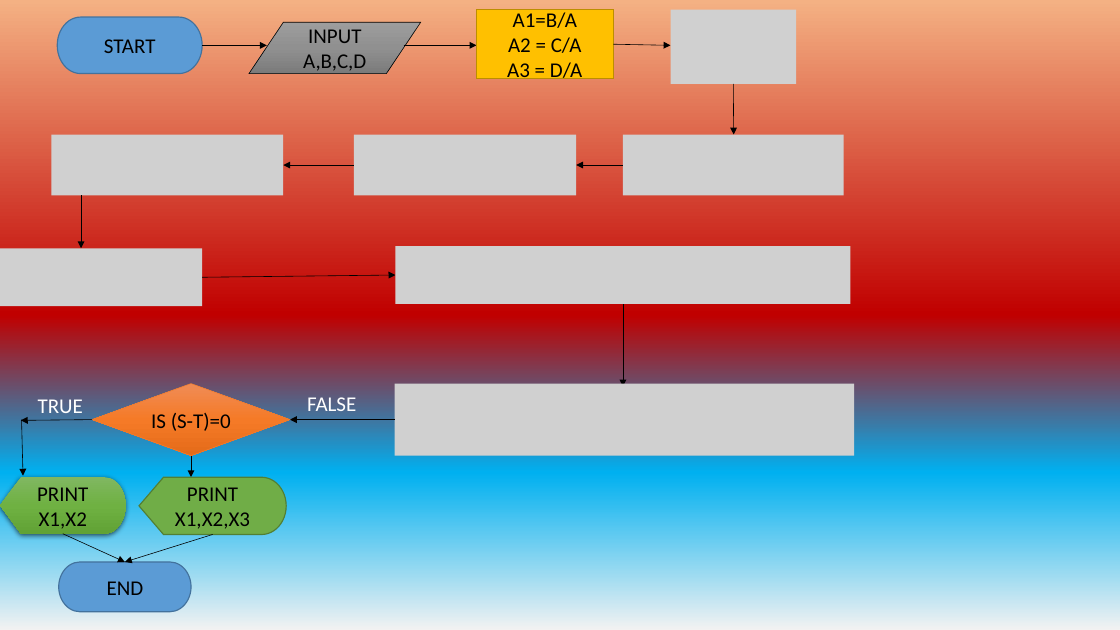
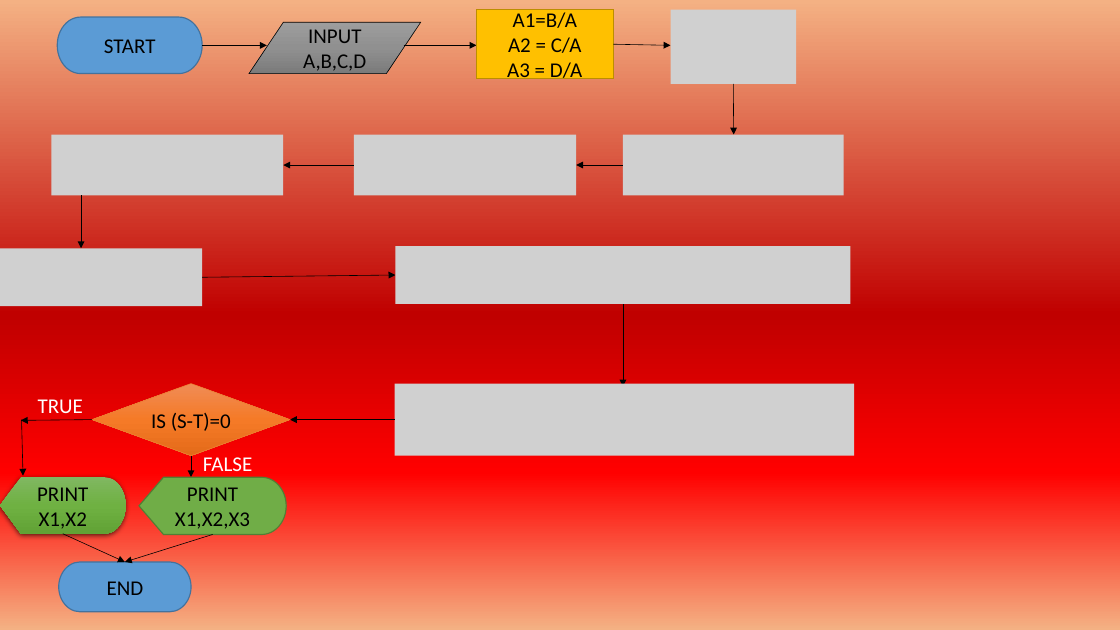
Before and after one commit to 3l4k/Lotanna_OkekeCSC102, a slide deck: slide 7 of Lotanna OkekeAA1.pptx. Drawn at 1120x630 pixels with LibreOffice and Linux fonts; fonts in the diff are those of the drawing; grey boxes stand for pictures. Boxes give left, top, right and bottom in pixels: in the first picture for what was removed or moved away, otherwise in the second. Text is boxed around its words. In the diff, an @@ line names an element or a change of style, - is before the commit and + after.

```diff
--- a/Lotanna OkekeAA1.pptx
+++ b/Lotanna OkekeAA1.pptx
@@ background gradient #F4B183 to #C00000 to #00B0F0 to #F2F2F2 to gradient #F4B183 to #C00000 to #FF0000 @@
@@ text "FALSE" rewrapped from [307, 397, 356, 411] to [203, 457, 252, 478] @@
```
Also in this commit, not shown: 3 other slides changed, 9 slides added, 1 other file.
